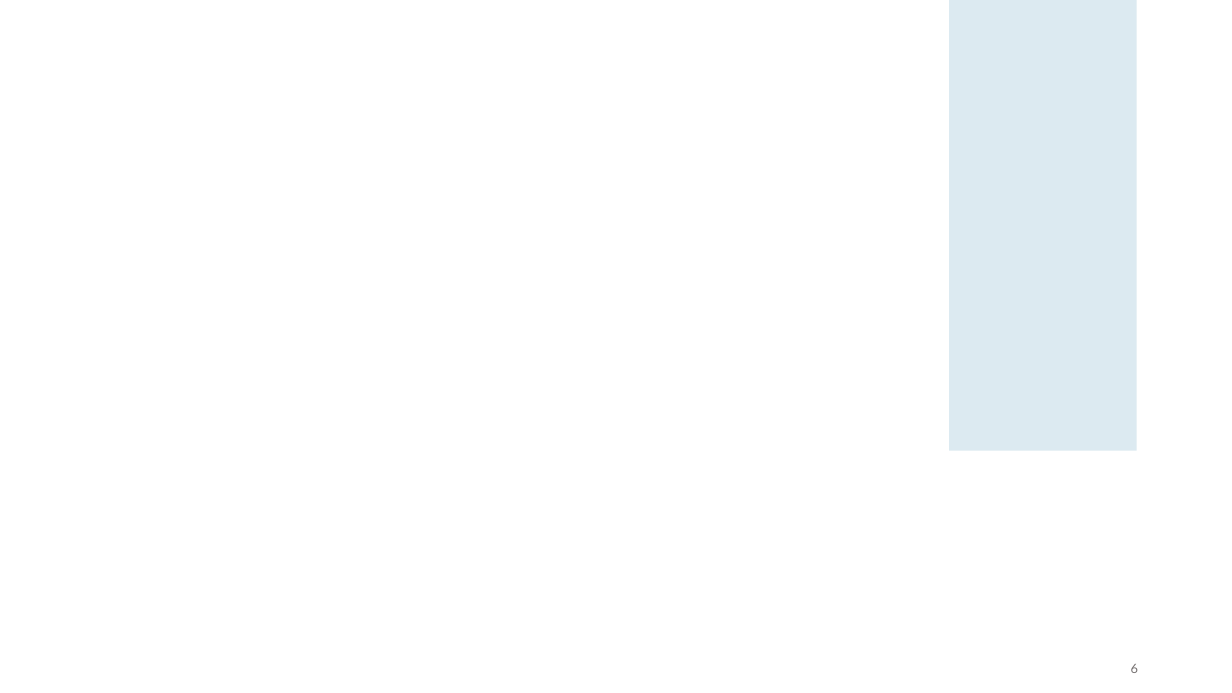
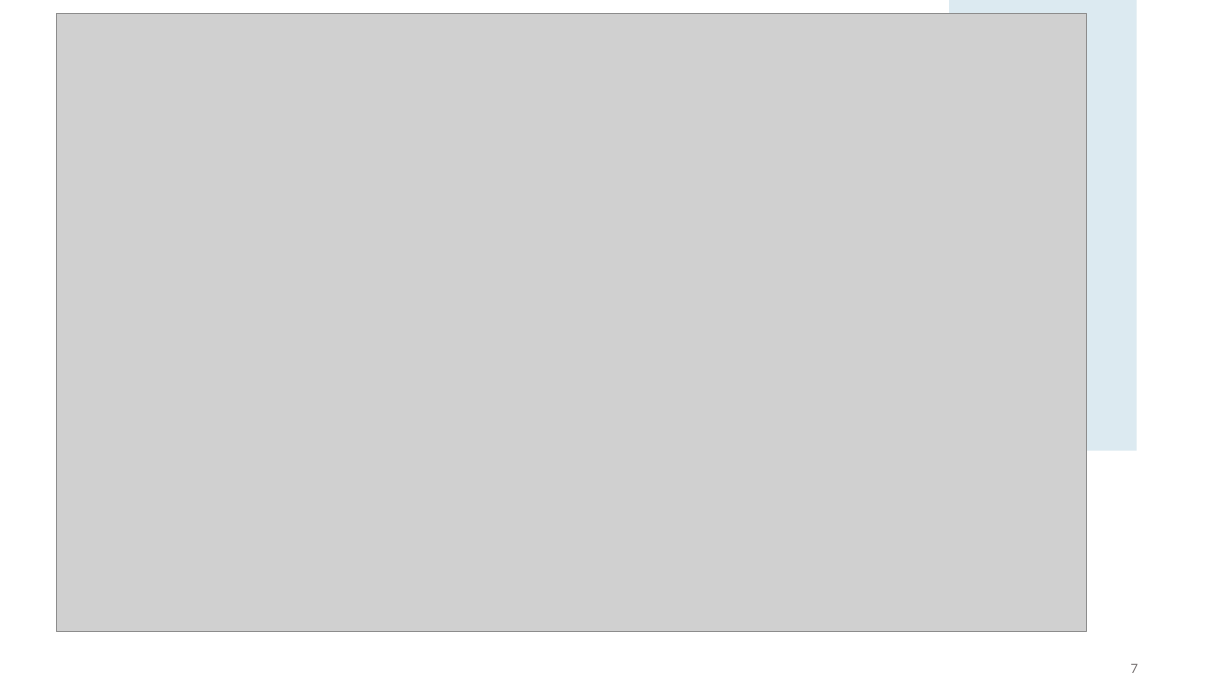
Before and after one commit to CanduriFranklin/Hack-para-la-gestion-del-conocimiento-entre-agencias, a slide deck: slide 7 of Presentation.pptx (slide 6 before the commit). Drawn at 1232x693 pixels with LibreOffice and Linux fonts; fonts in the diff are those of the drawing; grey boxes stand for pictures. Boxes give left, top, right and bottom in pixels: in the first picture for what was removed or moved away, otherwise in the second. Text is boxed around its words. In the diff, an @@ line names an element or a change of style, - is before the commit and + after.

```diff
--- a/Presentation.pptx
+++ b/Presentation.pptx
@@ picture added at box(56, 14, 1086, 632) @@
@@ page number at box(1131, 664, 1138, 673): text changed @@
-6
+7
```
Also in this commit, not shown: 1 slide added, 1 other file.
